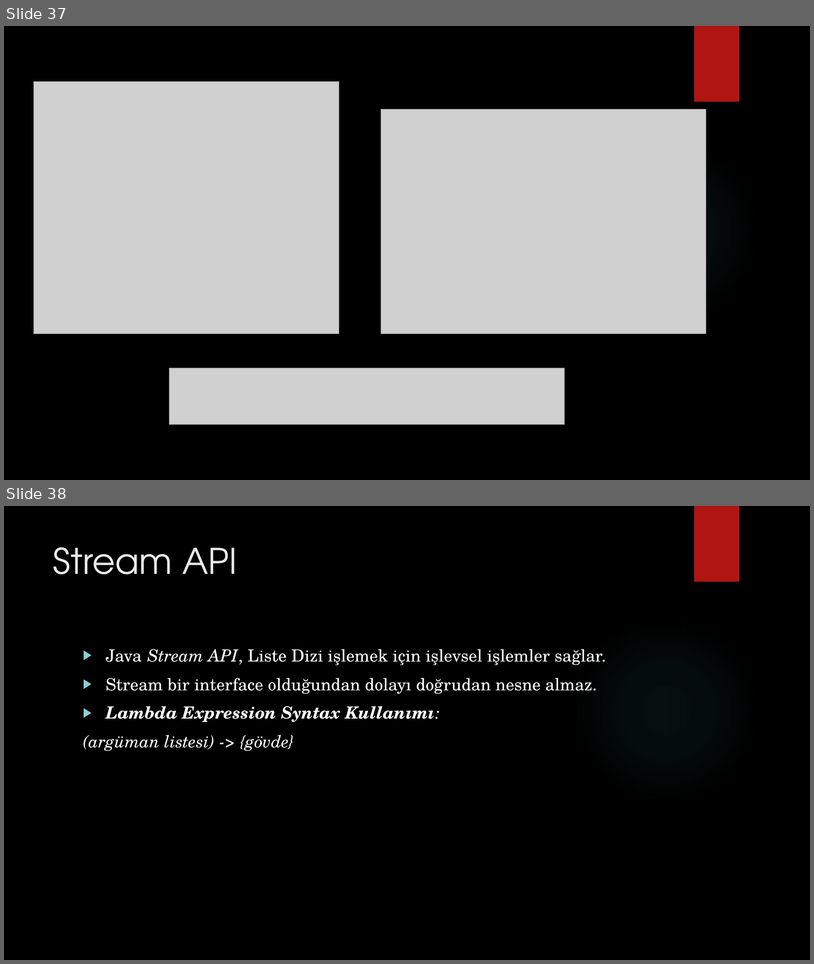
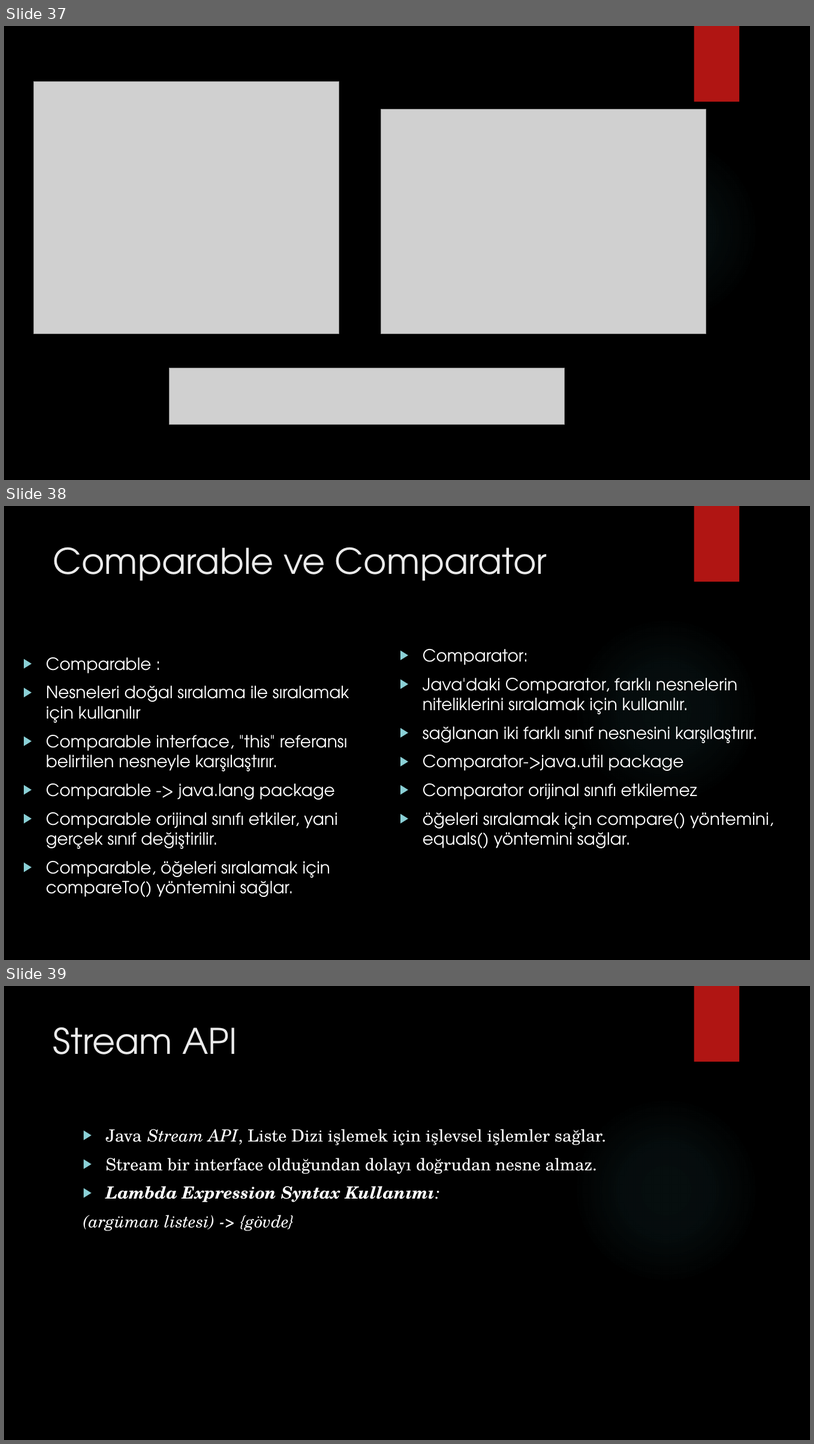
Before and after one commit to burakduman-bilgeadam/sunum, a slide deck: collection/Collections.pptx. Shown one above the other, each under a label of ours: slides 37 and 38 before the commit, slides 37, 38 and 39 after it. The pictures are 814x964 and 814x1444 pixels, drawn with LibreOffice and Linux fonts; fonts in the diff are those of the drawing; grey boxes stand for pictures; background and template pictures are left out. Boxes give left, top, right and bottom in pixels: in the first picture for what was removed or moved away, otherwise in the second. Text is boxed around its words. In the diff, an @@ line names an element or a change of style, - is before the commit and + after.

```diff
--- a/collection/Collections.pptx
+++ b/collection/Collections.pptx
@@ slide 38 added at <box>4,506,810,960</box>, background picture (left out); not listed: 2 template elements that a slide beside it also shows @@
@@ title added at <box>53,547,547,581</box>, 42 pt, text #EBEBEB @@
+Comparable ve Comparator
@@ text added at <box>423,649,774,848</box>, 20 pt, text #FFFFFF @@
+▶ Comparator:
+▶ Java'daki Comparator, farklı nesnelerin niteliklerini sıralamak için kullanılır.
+▶ sağlanan iki farklı sınıf nesnesini karşılaştırır.
+▶ Comparator->java.util package
+▶ Comparator orijinal sınıfı etkilemez
+▶ öğeleri sıralamak için compare() yöntemini, equals() yöntemini sağlar.
@@ text added at <box>46,657,350,897</box>, 20 pt, text #FFFFFF @@
+▶ Comparable :
+▶ Nesneleri doğal sıralama ile sıralamak için kullanılır
+▶ Comparable interface, "this" referansı belirtilen nesneyle karşılaştırır.
+▶ Comparable -> java.lang package
+▶ Comparable orijinal sınıfı etkiler, yani gerçek sınıf değiştirilir.
+▶ Comparable, öğeleri sıralamak için compareTo() yöntemini sağlar.
@@ what was slide 38 is now slide 39 @@
```
Also in this commit, not shown: 2 slides changed, 13 other slides added, 1 other file.
